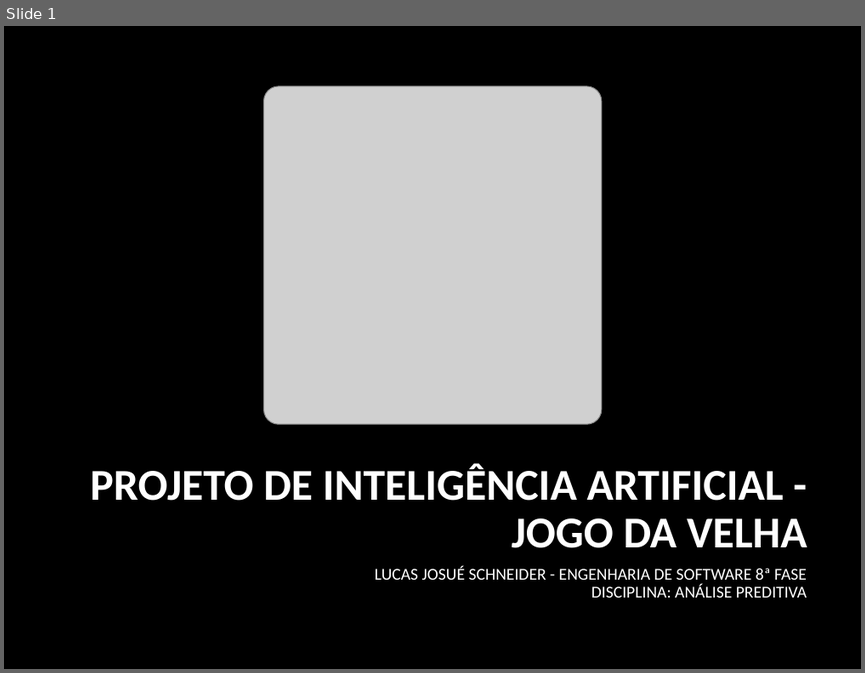
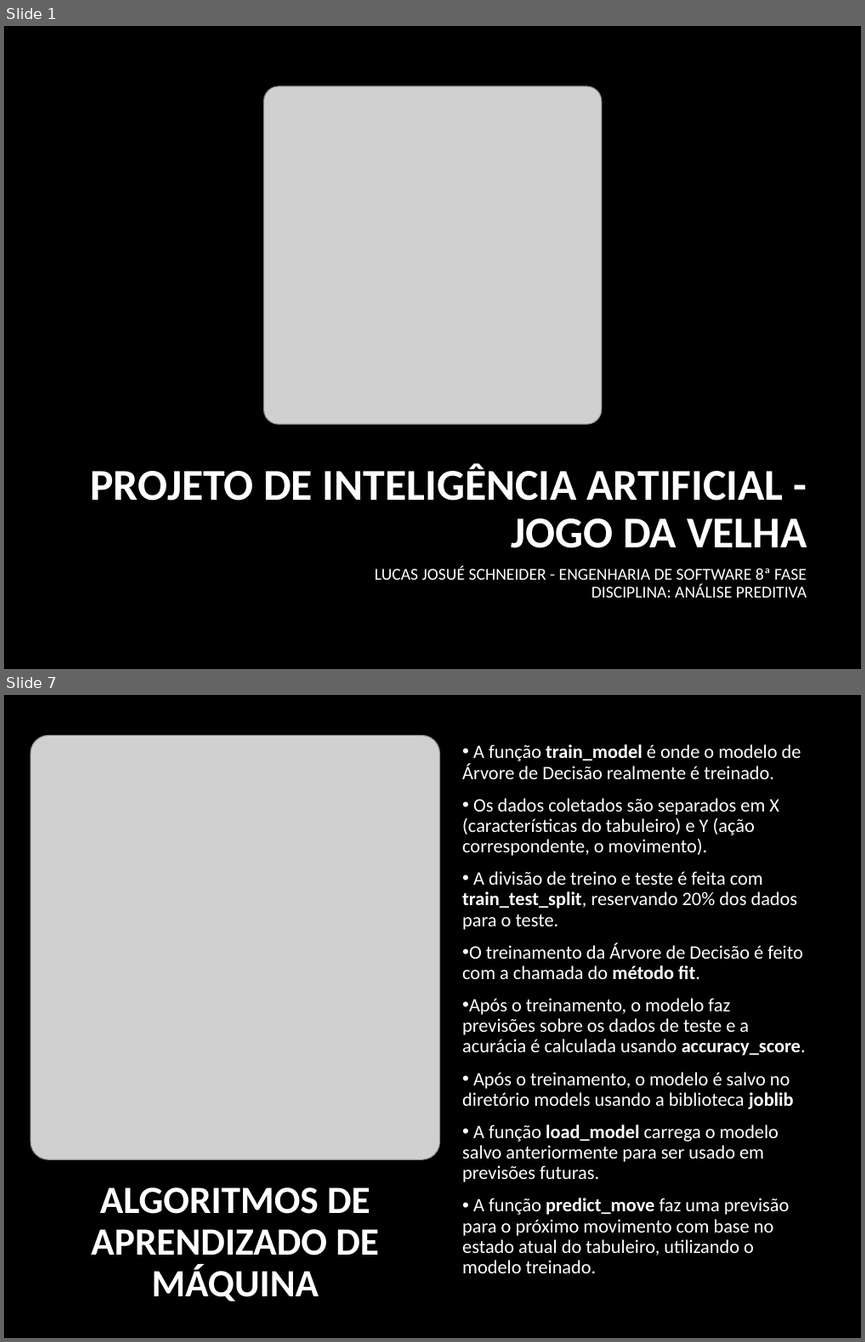
Before and after one commit to lucas521241/N1_VANESSA_8, a slide deck: data/Jogo_da_Velha_IA_Lucas.pptx. Shown one above the other, each under a label of ours: slide 1 before the commit, slides 1 and 7 after it; the slides between them are not shown. The pictures are 865x673 and 865x1342 pixels, drawn with LibreOffice and Linux fonts; fonts in the diff are those of the drawing; grey boxes stand for pictures; background and template pictures are left out. Boxes give left, top, right and bottom in pixels: in the first picture for what was removed or moved away, otherwise in the second. Text is boxed around its words. In the diff, an @@ line names an element or a change of style, - is before the commit and + after.

```diff
--- a/data/Jogo_da_Velha_IA_Lucas.pptx
+++ b/data/Jogo_da_Velha_IA_Lucas.pptx
@@ slide 7 added at box(4, 695, 861, 1338), background picture (left out) @@
@@ picture added at box(30, 735, 440, 1159) @@
@@ text added at box(462, 744, 806, 1273), 16 pt, text #FFFFFF @@
+• A função train_model é onde o modelo de Árvore de Decisão realmente é treinado.
+• Os dados coletados são separados em X (características do tabuleiro) e Y (ação correspondente, o movimento).
+• A divisão de treino e teste é feita com train_test_split, reservando 20% dos dados para o teste.
+• O treinamento da Árvore de Decisão é feito com a chamada do método fit.
+• Após o treinamento, o modelo faz previsões sobre os dados de teste e a acurácia é calculada usando accuracy_score.
+• Após o treinamento, o modelo é salvo no diretório models usando a biblioteca joblib
+• A função load_model carrega o modelo salvo anteriormente para ser usado em previsões futuras.
+• A função predict_move faz uma previsão para o próximo movimento com base no estado atual do tabuleiro, utilizando o modelo treinado.
@@ title added at box(91, 1187, 379, 1301), 32.4 pt, text #FFFFFF, bold @@
+ALGORITMOS DE APRENDIZADO DE MÁQUINA
```
Also in this commit, not shown: 5 slides changed, 7 other slides added, 1 slide removed, 4 other files.
